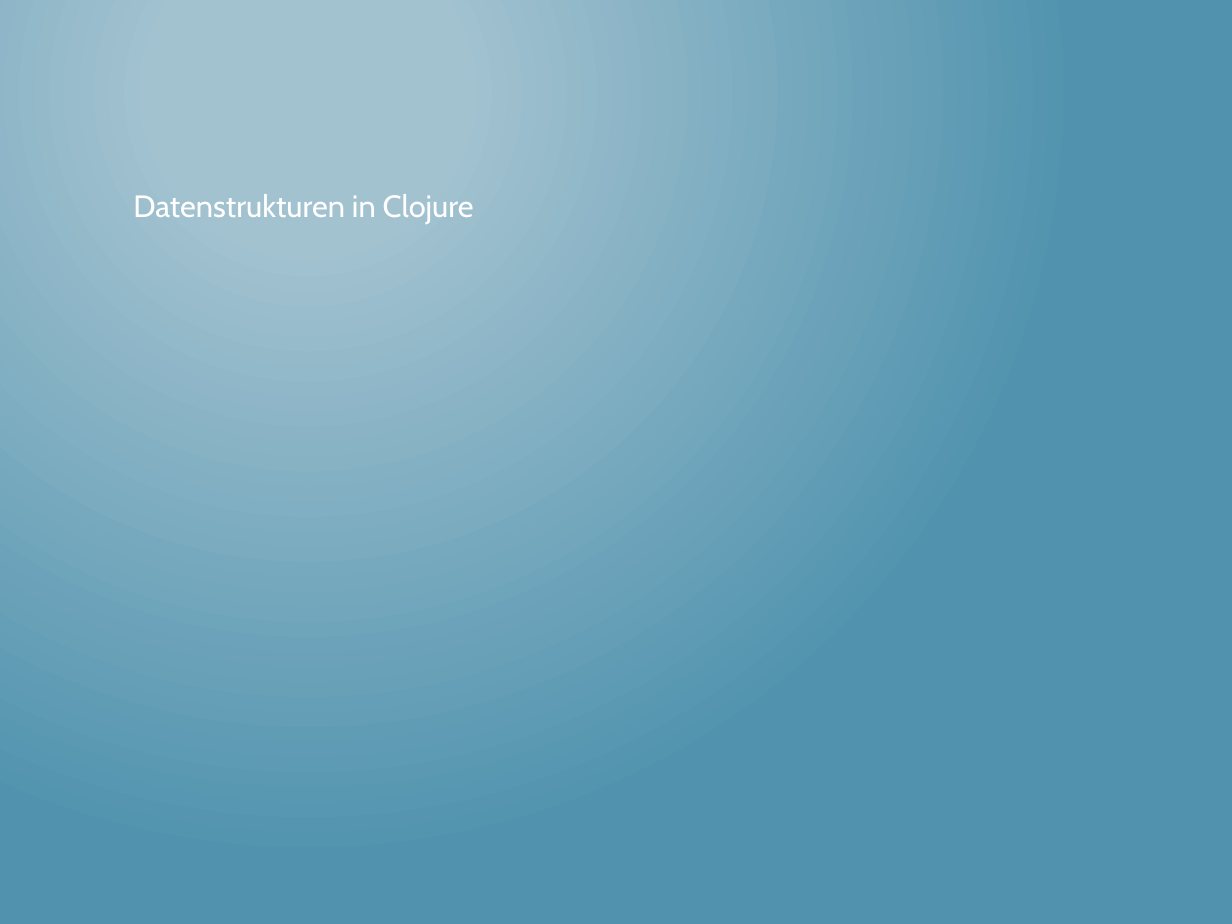
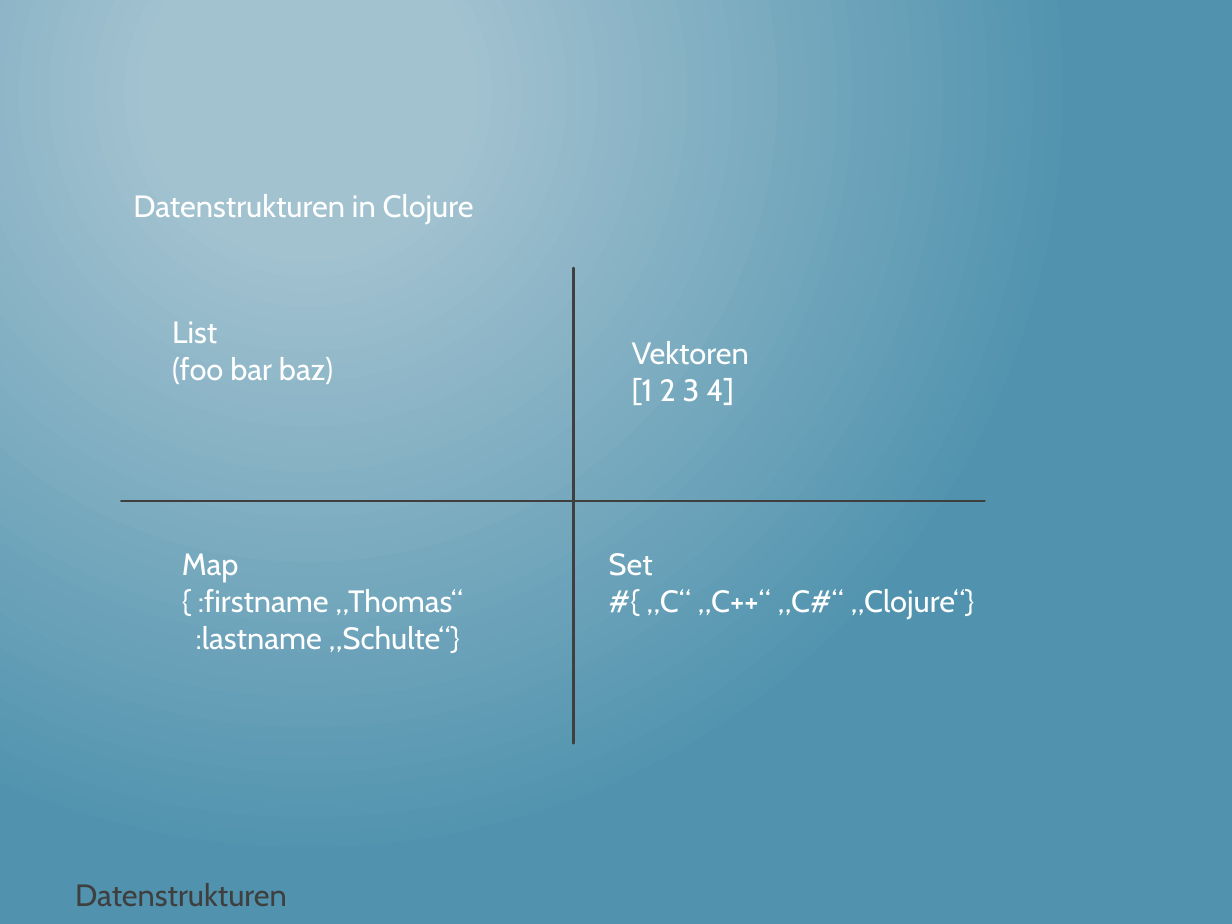
Before and after one commit to thomasschulte/ClojureUsergroupDemo, a slide deck: slide 8 of Clojure Vortrag .NET User Group.pptx. Drawn at 1232x924 pixels with LibreOffice and Linux fonts; fonts in the diff are those of the drawing. Boxes give left, top, right and bottom in pixels: in the first picture for what was removed or moved away, otherwise in the second. Text is boxed around its words. In the diff, an @@ line names an element or a change of style, - is before the commit and + after.

```diff
--- a/Clojure Vortrag .NET User Group.pptx
+++ b/Clojure Vortrag .NET User Group.pptx
@@ line added from (573, 743) to (573, 269), #3F3F3F 1.5 pt @@
@@ text added at [172,321,333,384], 18 pt, text #FFFFFF @@
+List
+(foo bar baz)
@@ text added at [632,341,749,405], 18 pt, text #FFFFFF @@
+Vektoren
+[1 2 3 4]
@@ line added from (121, 500) to (984, 500), #3F3F3F 1.5 pt @@
@@ text added at [182,553,463,653], 18 pt, text #FFFFFF @@
+Map
+{ :firstname „Thomas“
+:lastname „Schulte“}
@@ text added at [609,553,975,619], 18 pt, text #FFFFFF @@
+Set
+#{ „C“ „C++“ „C#“ „Clojure“}
@@ text added at [75,883,287,906], 18 pt, text #3F3F3F @@
+Datenstrukturen
```
Also in this commit, not shown: 2 other slides changed, 2 slides added, 1 other file.
